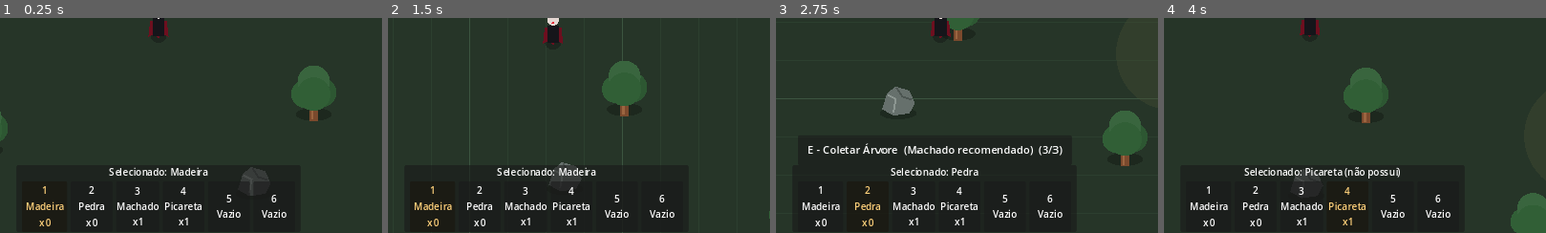
Above: before the commit, frames 1-4 (left to right).
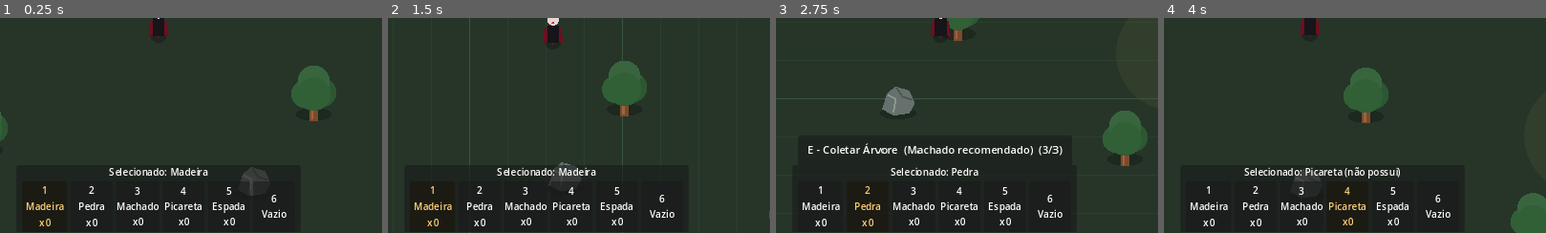
Above: after the commit, the same moments.

Repository: janduyankiingles-ops/Fantasy-Sandbox
Game: Godot game, scene res://scenes/main.tscn
Same seed, same stepped clock (60 frames per second), same inputs: the game is played once before the commit and once after it.
Inputs:
- Up to frame 1 (0.25 s): no input
- Up to frame 2 (1.5 s): tap Enter at 0.5 s; hold D 0.53-1.28 s; tap I at 0.6, 1.25 s; tap Space at 0.77 s; hold S from 1.28 s (still down); tap 1 at 1.35 s
- Up to frame 3 (2.75 s): tap Space at 1.52 s; release S at 2.03 s; hold D from 2.03 s (still down); tap 2 at 2.1 s
- Up to frame 4 (4 s): release D at 2.78 s; hold W 2.78-3.53 s; tap 3 at 2.85 s; tap Space at 3.02, 3.77 s; hold A from 3.53 s (still down); tap 4 at 3.6 s
The pictures show only the part of the screen within x 29-79%, y 48-98%; the shares and areas given below are measured in that part.

The runs differ from the first frame. In frame 1, 0.5% of the frame differs, in the area x 36-64%, y 78-97%; in frame 2, 0.5%; in frame 3, 0.5%; in frame 4, 0.5%.
Error in both runs: Invalid call to function 'refresh_inventory (via call)' in base 'Control (inventory_ui.gd)'. Expected 5 arguments. (res://scripts/main.gd:74)

Commit message:
v0.0.6: show craftable tools in hotbar

Diff:
--- a/scenes/hotbar_ui.tscn
+++ b/scenes/hotbar_ui.tscn
@@ -106,7 +106,7 @@
 
 [node name="Label" type="Label" parent="HotbarBox/VBox/Slots/Slot3"]
 layout_mode = 2
-text = "3\nMachado\nx1"
+text = "3\nMachado\nx0"
 horizontal_alignment = 1
 vertical_alignment = 1
 
@@ -116,7 +116,7 @@
 
 [node name="Label" type="Label" parent="HotbarBox/VBox/Slots/Slot4"]
 layout_mode = 2
-text = "4\nPicareta\nx1"
+text = "4\nPicareta\nx0"
 horizontal_alignment = 1
 vertical_alignment = 1
 
@@ -126,7 +126,7 @@
 
 [node name="Label" type="Label" parent="HotbarBox/VBox/Slots/Slot5"]
 layout_mode = 2
-text = "5\nVazio"
+text = "5\nEspada\nx0"
 horizontal_alignment = 1
 vertical_alignment = 1
 
